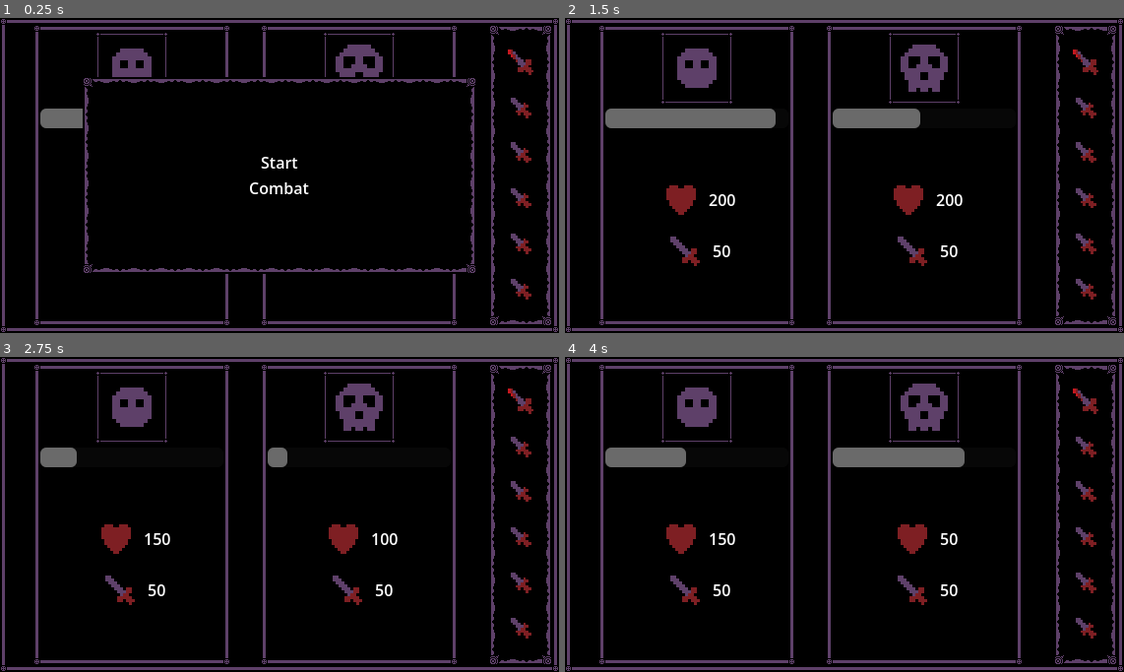
Above: before the commit, frames 1-4 (two rows, left to right).
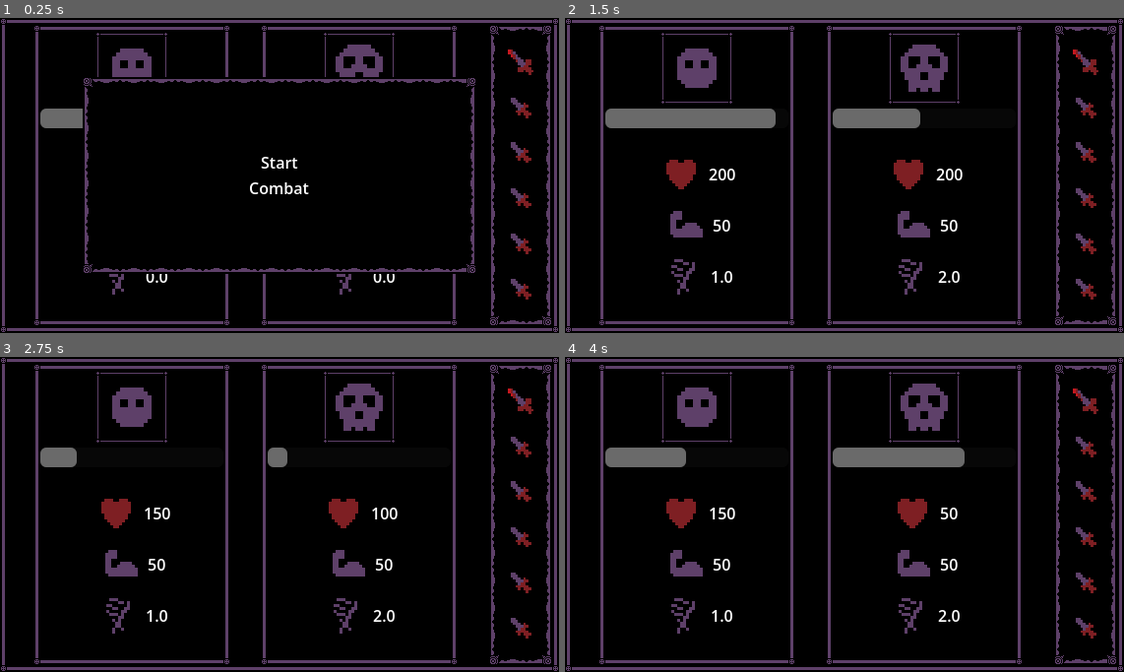
Above: after the commit, the same moments.

Repository: where-fore/blood-moon
Game: Godot game, scene res://loose/main.tscn
Same seed, same stepped clock (60 frames per second), same inputs: the game is played once before the commit and once after it.
Inputs:
- Up to frame 1 (0.25 s): no input
- Up to frame 2 (1.5 s): click "Start Combat" at 0.5 s
- Up to frame 3 (2.75 s): no input
- Up to frame 4 (4 s): no input

The runs differ from the first frame. In frame 1, 0.3% of the frame differs, in the area x 19-71%, y 81-88%; in frame 2, 3.4%, in the area x 18-72%, y 45-88%; in frame 3, 3.4%; in frame 4, 3.4%.

Commit message:
attack speed on ui

Diff:
--- a/project/loose/main.tscn
+++ b/project/loose/main.tscn
@@ -10,8 +10,9 @@
 [ext_resource type="Texture2D" uid="uid://bgv0xar3ewpfd" path="res://sprites/player.png" id="4_t27i6"]
 [ext_resource type="Texture2D" uid="uid://gw80on1ihg7f" path="res://sprites/heart.png" id="5_0vix3"]
 [ext_resource type="PackedScene" uid="uid://bqoxy48346yrt" path="res://temp tests/turn_bar.tscn" id="5_t27i6"]
-[ext_resource type="Texture2D" uid="uid://k4ccseptpqxp" path="res://sprites/sword_basic.png" id="6_c6an6"]
 [ext_resource type="Texture2D" uid="uid://dfay83r2c6v5v" path="res://sprites/enemy_skull.png" id="7_ave2a"]
+[ext_resource type="Texture2D" uid="uid://bjkc5itfgl2aa" path="res://sprites/strength.png" id="8_16p2t"]
+[ext_resource type="Texture2D" uid="uid://cdrdpsiijftie" path="res://sprites/dexterity.png" id="9_hben2"]
 [ext_resource type="Script" uid="uid://clexac1mmhg6h" path="res://combat_manager.gd" id="12_0vix3"]
 [ext_resource type="Script" uid="uid://cfhjyw384c0sl" path="res://temp tests/start_combat.gd" id="13_4dsyv"]
 [ext_resource type="Script" uid="uid://crtv10cne2ea5" path="res://temp tests/winner.gd" id="14_4dsyv"]
@@ -30,13 +31,14 @@
 [node name="Spacer" parent="MainGame/UIBoxStreamlined/HBoxContainer" unique_id=466240430 instance=ExtResource("2_wqdpu")]
 layout_mode = 2
 
-[node name="UIBoxStreamlined" parent="MainGame/UIBoxStreamlined/HBoxContainer" unique_id=1018818442 node_paths=PackedStringArray("combatant_to_track", "health_label", "attack_label") instance=ExtResource("2_tafwd")]
+[node name="UIBoxStreamlined" parent="MainGame/UIBoxStreamlined/HBoxContainer" unique_id=1018818442 node_paths=PackedStringArray("combatant_to_track", "health_label", "attack_label", "speed_label") instance=ExtResource("2_tafwd")]
 custom_minimum_size = Vector2(200, 200)
 layout_mode = 2
 script = ExtResource("3_c6an6")
 combatant_to_track = NodePath("../../../../CombatManager/Player")
 health_label = NodePath("VBoxContainer/HBoxContainer/Label")
 attack_label = NodePath("VBoxContainer/HBoxContainer2/Label")
+speed_label = NodePath("VBoxContainer/HBoxContainer3/Label")
 
 [node name="VBoxContainer" type="VBoxContainer" parent="MainGame/UIBoxStreamlined/HBoxContainer/UIBoxStreamlined" unique_id=1772241150]
 layout_mode = 2
@@ -70,32 +72,46 @@
 layout_mode = 2
 text = "200"
 
-[node name="HBoxContainer2" type="HBoxContainer" parent="MainGame/UIBoxStreamlined/HBoxContainer/UIBoxStreamlined/VBoxContainer" unique_id=1212980983]
-layout_mode = 2
-alignment = 1
-
-[node name="TextureRect" type="TextureRect" parent="MainGame/UIBoxStreamlined/HBoxContainer/UIBoxStreamlined/VBoxContainer/HBoxContainer2" unique_id=576631082]
-custom_minimum_size = Vector2(48, 48)
-layout_mode = 2
-texture = ExtResource("6_c6an6")
-
-[node name="Label" type="Label" parent="MainGame/UIBoxStreamlined/HBoxContainer/UIBoxStreamlined/VBoxContainer/HBoxContainer2" unique_id=1596420283]
+[node name="HBoxContainer2" type="HBoxContainer" parent="MainGame/UIBoxStreamlined/HBoxContainer/UIBoxStreamlined/VBoxContainer" unique_id=1784990364]
+layout_mode = 2
+alignment = 1
+
+[node name="TextureRect" type="TextureRect" parent="MainGame/UIBoxStreamlined/HBoxContainer/UIBoxStreamlined/VBoxContainer/HBoxContainer2" unique_id=313658189]
+custom_minimum_size = Vector2(48, 48)
+layout_mode = 2
+texture = ExtResource("8_16p2t")
+
+[node name="Label" type="Label" parent="MainGame/UIBoxStreamlined/HBoxContainer/UIBoxStreamlined/VBoxContainer/HBoxContainer2" unique_id=1026955465]
 layout_mode = 2
 text = "30"
 
+[node name="HBoxContainer3" type="HBoxContainer" parent="MainGame/UIBoxStreamlined/HBoxContainer/UIBoxStreamlined/VBoxContainer" unique_id=1228280604]
+layout_mode = 2
+alignment = 1
+
+[node name="TextureRect" type="TextureRect" parent="MainGame/UIBoxStreamlined/HBoxContainer/UIBoxStreamlined/VBoxContainer/HBoxContainer3" unique_id=912606041]
+custom_minimum_size = Vector2(48, 48)
+layout_mode = 2
+texture = ExtResource("9_hben2")
+
+[node name="Label" type="Label" parent="MainGame/UIBoxStreamlined/HBoxContainer/UIBoxStreamlined/VBoxContainer/HBoxContainer3" unique_id=1205761815]
+layout_mode = 2
+text = "30"
+
 [node name="Spacer2" parent="MainGame/UIBoxStreamlined/HBoxContainer/UIBoxStreamlined/VBoxContainer" unique_id=1936070573 instance=ExtResource("2_wqdpu")]
 layout_mode = 2
 
 [node name="Spacer2" parent="MainGame/UIBoxStreamlined/HBoxContainer" unique_id=226584502 instance=ExtResource("2_wqdpu")]
 layout_mode = 2
 
-[node name="UIBoxStreamlined2" parent="MainGame/UIBoxStreamlined/HBoxContainer" unique_id=124855427 node_paths=PackedStringArray("combatant_to_track", "health_label", "attack_label") instance=ExtResource("2_tafwd")]
+[node name="UIBoxStreamlined2" parent="MainGame/UIBoxStreamlined/HBoxContainer" unique_id=124855427 node_paths=PackedStringArray("combatant_to_track", "health_label", "attack_label", "speed_label") instance=ExtResource("2_tafwd")]
 custom_minimum_size = Vector2(200, 200)
 layout_mode = 2
 script = ExtResource("3_c6an6")
 combatant_to_track = NodePath("../../../../CombatManager/Enemy")
 health_label = NodePath("VBoxContainer/HBoxContainer/Label")
 attack_label = NodePath("VBoxContainer/HBoxContainer2/Label")
+speed_label = NodePath("VBoxContainer/HBoxContainer3/Label")
 
 [node name="VBoxContainer" type="VBoxContainer" parent="MainGame/UIBoxStreamlined/HBoxContainer/UIBoxStreamlined2" unique_id=1393319962]
 layout_mode = 2
@@ -136,9 +152,22 @@
 [node name="TextureRect" type="TextureRect" parent="MainGame/UIBoxStreamlined/HBoxContainer/UIBoxStreamlined2/VBoxContainer/HBoxContainer2" unique_id=313509857]
 custom_minimum_size = Vector2(48, 48)
 layout_mode = 2
-texture = ExtResource("6_c6an6")
+texture = ExtResource("8_16p2t")
 
 [node name="Label" type="Label" parent="MainGame/UIBoxStreamlined/HBoxContainer/UIBoxStreamlined2/VBoxContainer/HBoxContainer2" unique_id=1693061532]
+layout_mode = 2
+text = "30"
+
+[node name="HBoxContainer3" type="HBoxContainer" parent="MainGame/UIBoxStreamlined/HBoxContainer/UIBoxStreamlined2/VBoxContainer" unique_id=1194915612]
+layout_mode = 2
+alignment = 1
+
+[node name="TextureRect" type="TextureRect" parent="MainGame/UIBoxStreamlined/HBoxContainer/UIBoxStreamlined2/VBoxContainer/HBoxContainer3" unique_id=1321329155]
+custom_minimum_size = Vector2(48, 48)
+layout_mode = 2
+texture = ExtResource("9_hben2")
+
+[node name="Label" type="Label" parent="MainGame/UIBoxStreamlined/HBoxContainer/UIBoxStreamlined2/VBoxContainer/HBoxContainer3" unique_id=2103291860]
 layout_mode = 2
 text = "30"
 
@@ -240,6 +269,7 @@
 mouse_filter = 2
 
 [node name="Button2" type="Button" parent="MainGame/UIBoxStreamlined/Control" unique_id=1039482186]
+visible = false
 layout_mode = 1
 anchors_preset = 8
 anchor_left = 0.5
--- a/project/temp tests/combatant_ui.gd
+++ b/project/temp tests/combatant_ui.gd
@@ -3,6 +3,7 @@
 @export var combatant_to_track:Combatant
 @export var health_label:Label
 @export var attack_label:Label
+@export var speed_label:Label
 
 # Called when the node enters the scene tree for the first time.
 func _ready() -> void:
@@ -13,3 +14,4 @@
 	if combatant == combatant_to_track:
 		health_label.text = str(combatant.current_max_health - combatant.current_sustained_damage)
 		attack_label.text = str(combatant.current_attack)
+		speed_label.text = str(combatant.turn_cooldown)
--- a/project/temp tests/start_combat.gd
+++ b/project/temp tests/start_combat.gd
@@ -1,4 +1,7 @@
 extends Button
+
+func _ready() -> void:
+	visible = true
 
 func _on_pressed() -> void:
 	BasicEvents.start_combat.emit()
Not shown, changed: obsidian notes/blood moon notes/current to do.md
Not shown, changed: obsidian notes/blood moon notes/working notes.md
